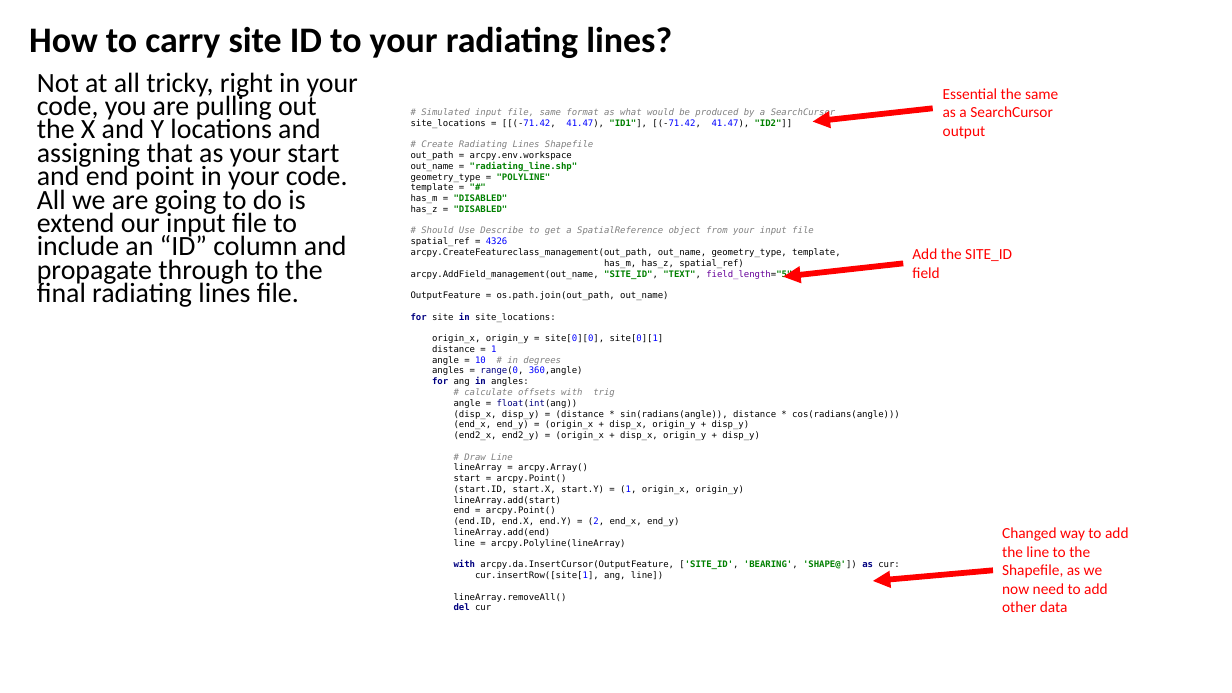
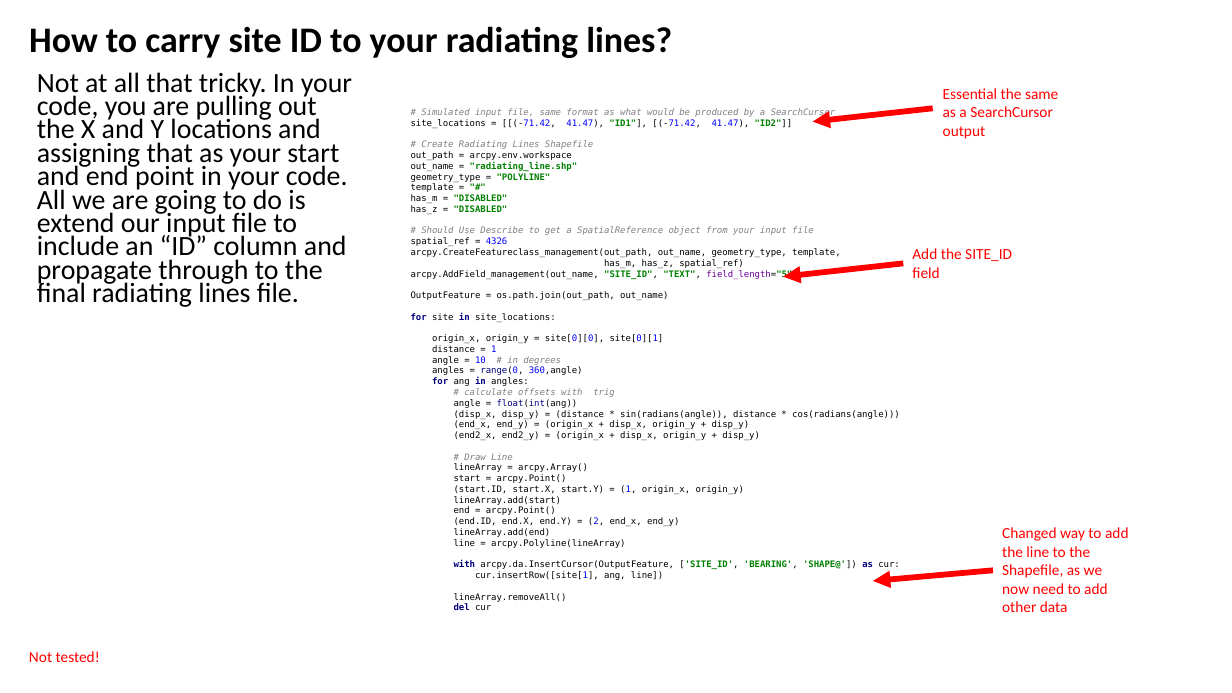
Before and after one commit to marecotec/Course_ArcGIS_Python, a slide deck: slide 5 of Assignments/Coding_Challenges/Challenge_9/Challenge_9_Outline_Guide.pptx (slide 4 before the commit). Drawn at 1232x693 pixels with LibreOffice and Linux fonts; fonts in the diff are those of the drawing. Boxes give left, top, right and bottom in pixels: in the first picture for what was removed or moved away, otherwise in the second. Text is boxed around its words. In the diff, an @@ line names an element or a change of style, - is before the commit and + after.

```diff
--- a/Assignments/Coding_Challenges/Challenge_9/Challenge_9_Outline_Guide.pptx
+++ b/Assignments/Coding_Challenges/Challenge_9/Challenge_9_Outline_Guide.pptx
@@ text at [37, 72, 352, 307]: text changed @@
-Not at all tricky, right in your code, you are pulling out the X and Y locations and assigning that as your start and end point in your code. All we are going to do is extend our input file to include an “ID” column and propagate through to the final radiating lines file.
+Not at all that tricky. In your code, you are pulling out the X and Y locations and assigning that as your start and end point in your code. All we are going to do is extend our input file to include an “ID” column and propagate through to the final radiating lines file.
@@ text added at [29, 651, 100, 662], 12 pt, text #FF0000 @@
+Not tested!
```
Also in this commit, not shown: 2 slides added, 1 slide removed.
